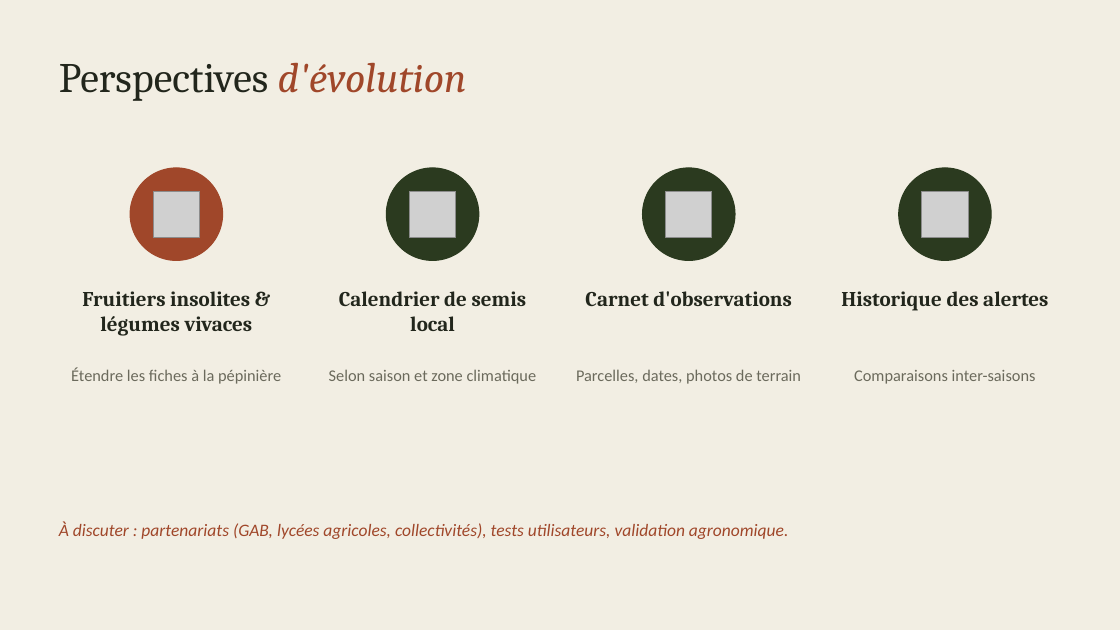
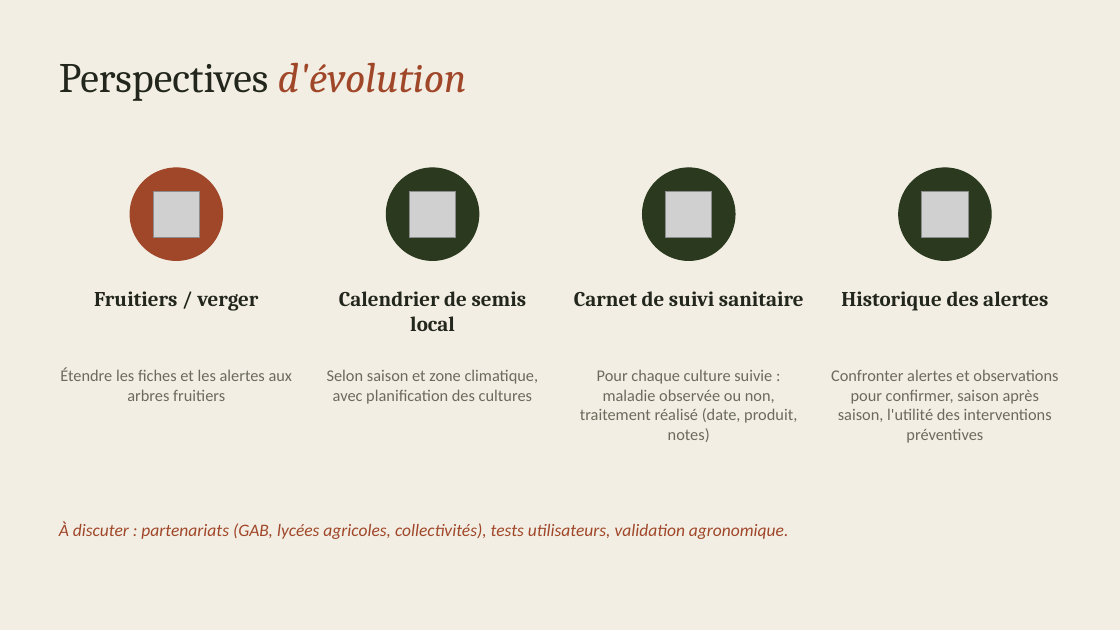
Before and after one commit to elodie24000/meteo-rique-maraichage, a slide deck: slide 11 of presentation/Presentation_outil_maraichage.pptx. Drawn at 1120x630 pixels with LibreOffice and Linux fonts; fonts in the diff are those of the drawing; grey boxes stand for pictures. Boxes give left, top, right and bottom in pixels: in the first picture for what was removed or moved away, otherwise in the second. Text is boxed around its words. In the diff, an @@ line names an element or a change of style, - is before the commit and + after.

```diff
--- a/presentation/Presentation_outil_maraichage.pptx
+++ b/presentation/Presentation_outil_maraichage.pptx
@@ text at <box>94,291,258,311</box>: text changed @@
-Fruitiers insolites & légumes vivaces
+Fruitiers / verger
@@ text at <box>574,291,804,306</box>: text changed @@
-Carnet d'observations
+Carnet de suivi sanitaire
@@ text at <box>60,368,292,401</box>: text changed @@
-Étendre les fiches à la pépinière
+Étendre les fiches et les alertes aux arbres fruitiers
@@ text at <box>327,370,539,404</box>: text changed @@
-Selon saison et zone climatique
+Selon saison et zone climatique, avec planification des cultures
@@ text at <box>580,370,797,442</box>: text changed @@
-Parcelles, dates, photos de terrain
+Pour chaque culture suivie : maladie observée ou non, traitement réalisé (date, produit, notes)
@@ text at <box>831,370,1058,443</box>: text changed @@
-Comparaisons inter-saisons
+Confronter alertes et observations pour confirmer, saison après saison, l'utilité des interventions préventives
```
